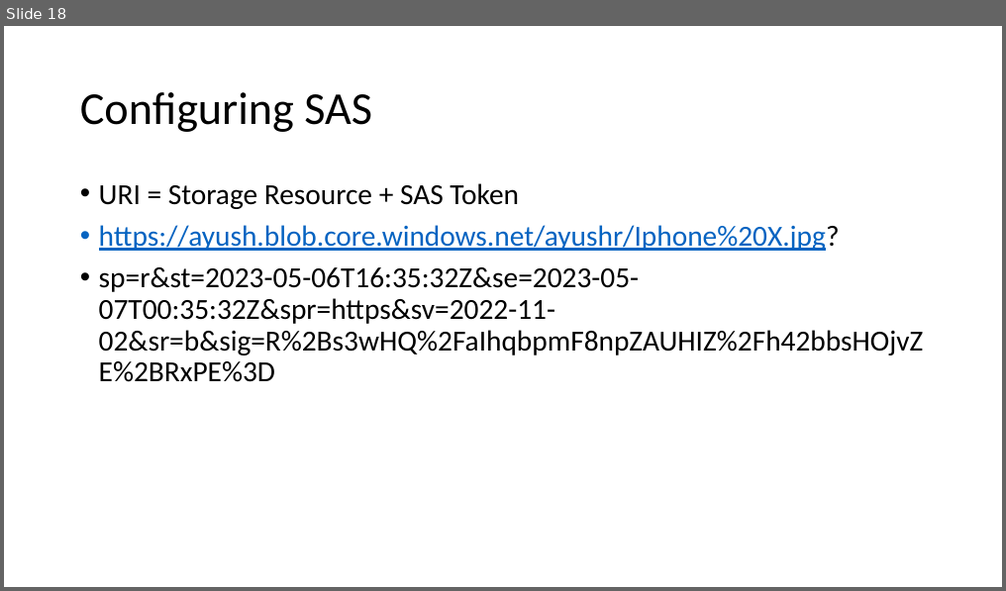
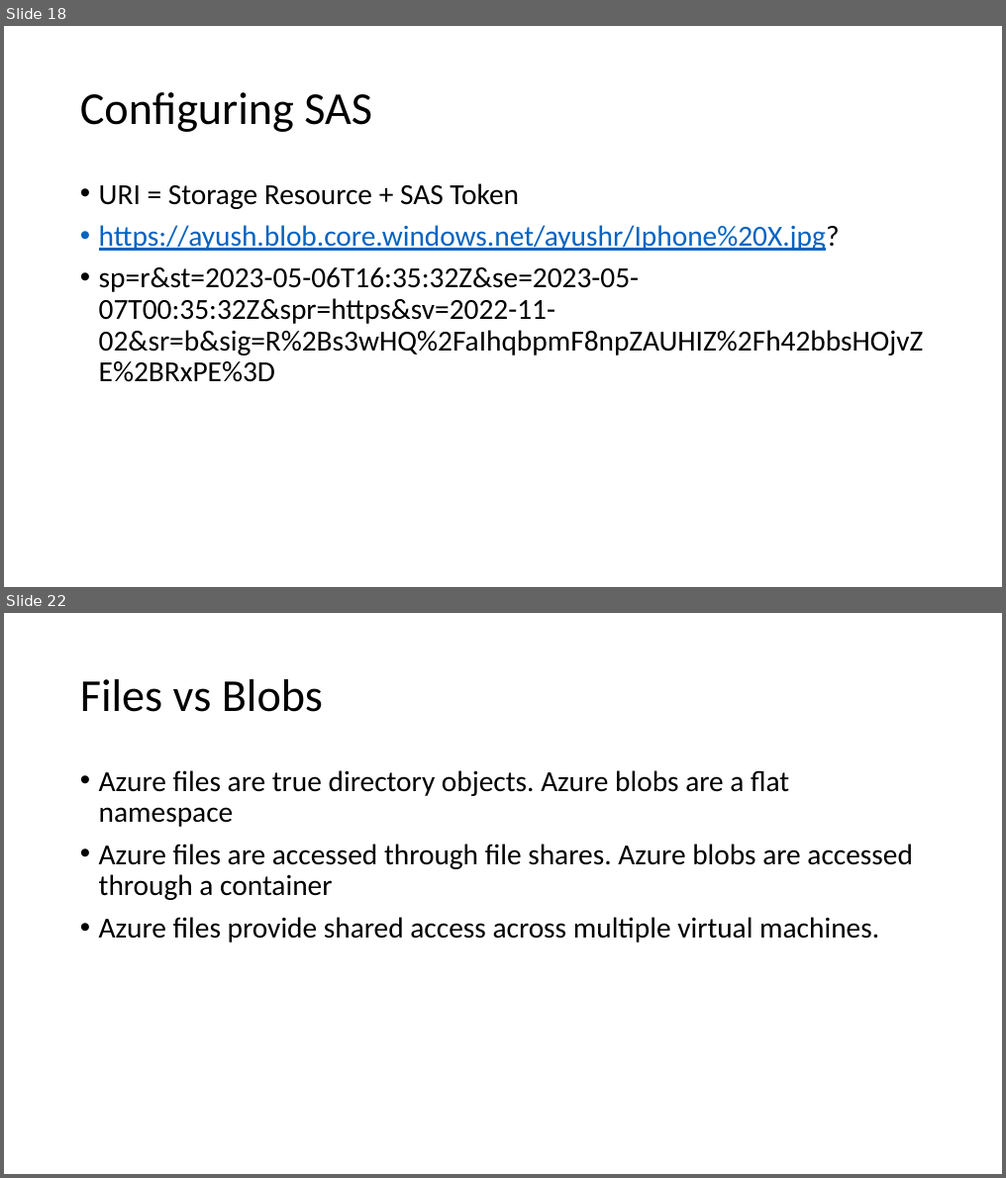
Before and after one commit to ayushrathi15/05May-AZ104, a slide deck: Azure Storage.pptx. Shown one above the other, each under a label of ours: slide 18 before the commit, slides 18 and 22 after it; the slides between them are not shown. The pictures are 1006x591 and 1006x1178 pixels, drawn with LibreOffice and Linux fonts; fonts in the diff are those of the drawing. Boxes give left, top, right and bottom in pixels: in the first picture for what was removed or moved away, otherwise in the second. Text is boxed around its words. In the diff, an @@ line names an element or a change of style, - is before the commit and + after.

Commit message:
Day 6

```diff
--- a/Azure Storage.pptx
+++ b/Azure Storage.pptx
@@ slide 22 added at (4, 613, 1002, 1174), background #FFFFFF @@
@@ title added at (80, 679, 323, 712), 44 pt, text #000000 @@
+Files vs Blobs
@@ text added at (99, 770, 913, 943), 28 pt, text #000000 @@
+• Azure files are true directory objects. Azure blobs are a flat namespace
+• Azure files are accessed through file shares. Azure blobs are accessed through a container
+• Azure files provide shared access across multiple virtual machines.
```
Also in this commit, not shown: 6 other slides added.
